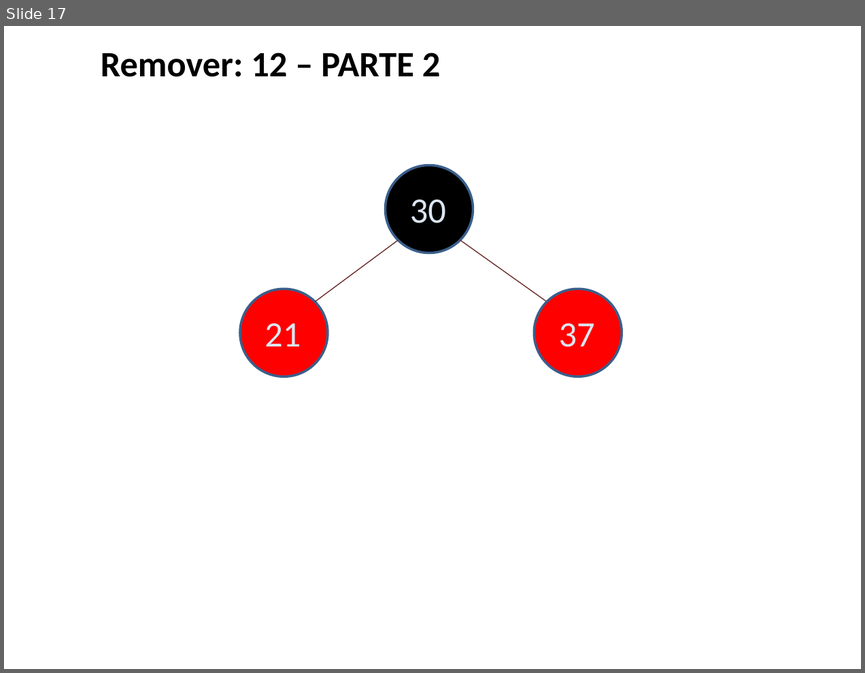
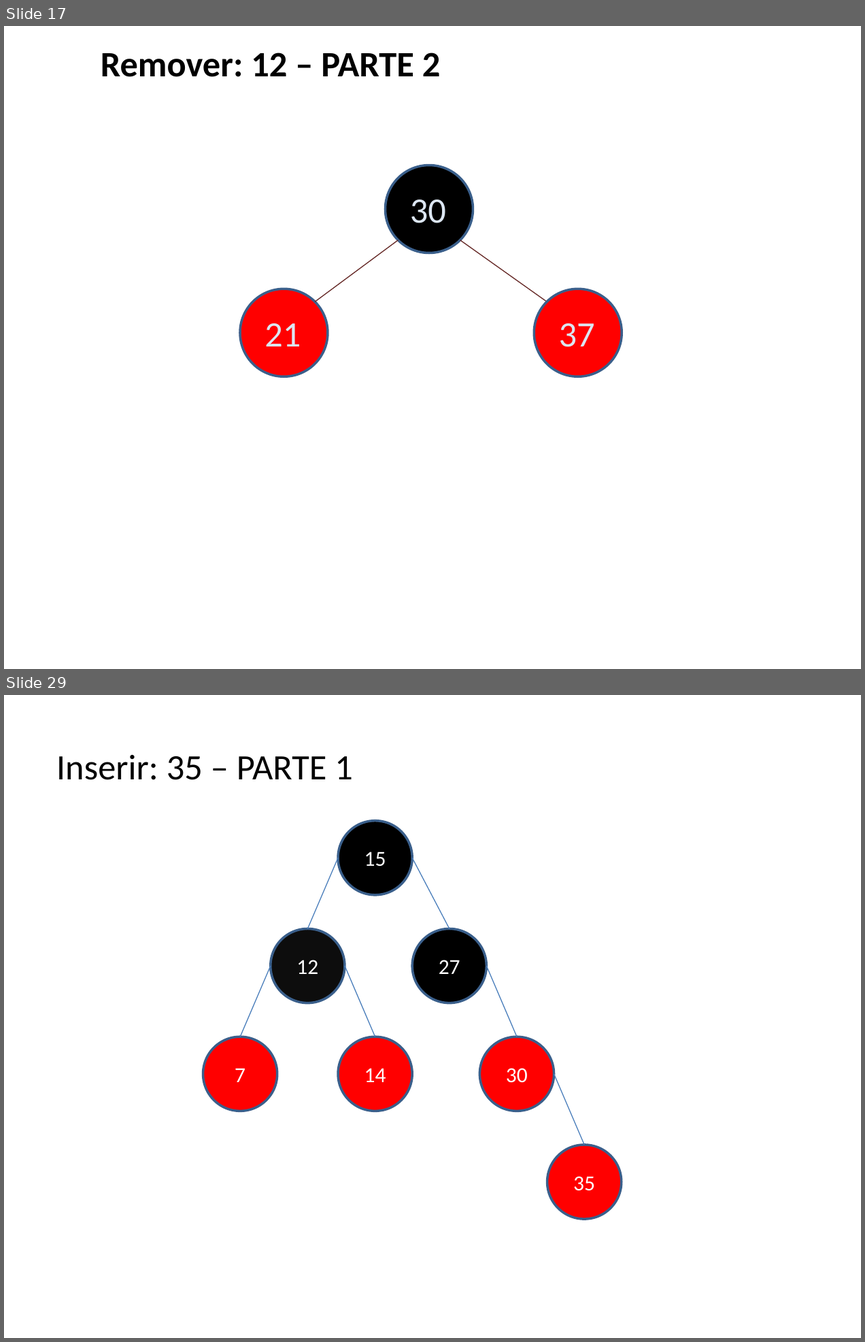
Before and after one commit to AndreBoniatti/ProjCPP, a slide deck: Arvores/Representacoes/ExArvRubroNegra.pptx. Shown one above the other, each under a label of ours: slide 17 before the commit, slides 17 and 29 after it; the slides between them are not shown. The pictures are 865x673 and 865x1342 pixels, drawn with LibreOffice and Linux fonts; fonts in the diff are those of the drawing. Boxes give left, top, right and bottom in pixels: in the first picture for what was removed or moved away, otherwise in the second. Text is boxed around its words. In the diff, an @@ line names an element or a change of style, - is before the commit and + after.

```diff
--- a/Arvores/Representacoes/ExArvRubroNegra.pptx
+++ b/Arvores/Representacoes/ExArvRubroNegra.pptx
@@ slide 29 added at (4,695,861,1338), background #FFFFFF @@
@@ subtitle added at (56,755,353,780), 30 pt, text #000000 @@
+Inserir: 35 – PARTE 1
@@ ellipse added at (338,821,413,896), fill #000000, outline #3A5F8C 2 pt, 18 pt, text #FFFFFF @@
+15
@@ line added from (338, 858) to (307, 929), #4B7EBC 0.75 pt @@
@@ line added from (412, 858) to (449, 929), #4B7EBC 0.75 pt @@
@@ ellipse added at (271,929,345,1004), fill #0D0D0D, outline #3A5F8C 2 pt, 18 pt, text #FFFFFF @@
+12
@@ ellipse added at (412,929,486,1004), fill #000000, outline #3A5F8C 2 pt, 18 pt, text #FFFFFF @@
+27
@@ line added from (271, 966) to (241, 1037), #4B7EBC 0.75 pt @@
@@ line added from (345, 966) to (375, 1037), #4B7EBC 0.75 pt @@
@@ line added from (486, 966) to (516, 1037), #4B7EBC 0.75 pt @@
@@ ellipse added at (203,1037,277,1111), fill #FF0000, outline #3A5F8C 2 pt, 18 pt, text #FFFFFF @@
+7
@@ ellipse added at (338,1037,413,1111), fill #FF0000, outline #3A5F8C 2 pt, 18 pt, text #FFFFFF @@
+14
@@ ellipse added at (479,1037,554,1111), fill #FF0000, outline #3A5F8C 2 pt, 18 pt, text #FFFFFF @@
+30
@@ line added from (554, 1074) to (584, 1145), #4B7EBC 0.75 pt @@
@@ ellipse added at (547,1145,621,1219), fill #FF0000, outline #3A5F8C 2 pt, 18 pt, text #FFFFFF @@
+35
```
Also in this commit, not shown: 36 other slides added.
